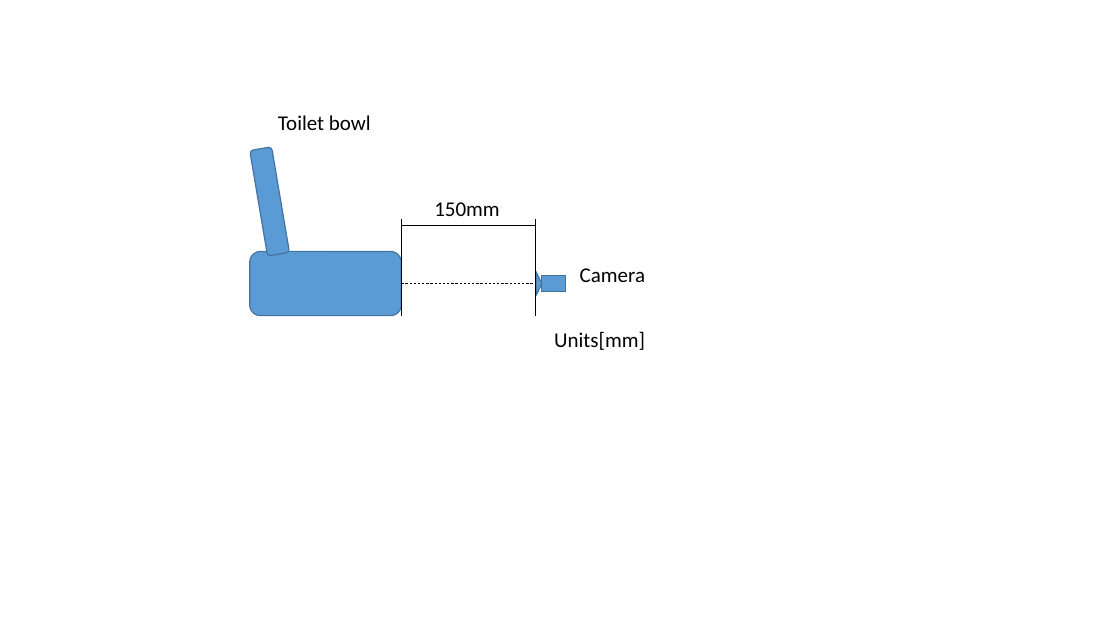
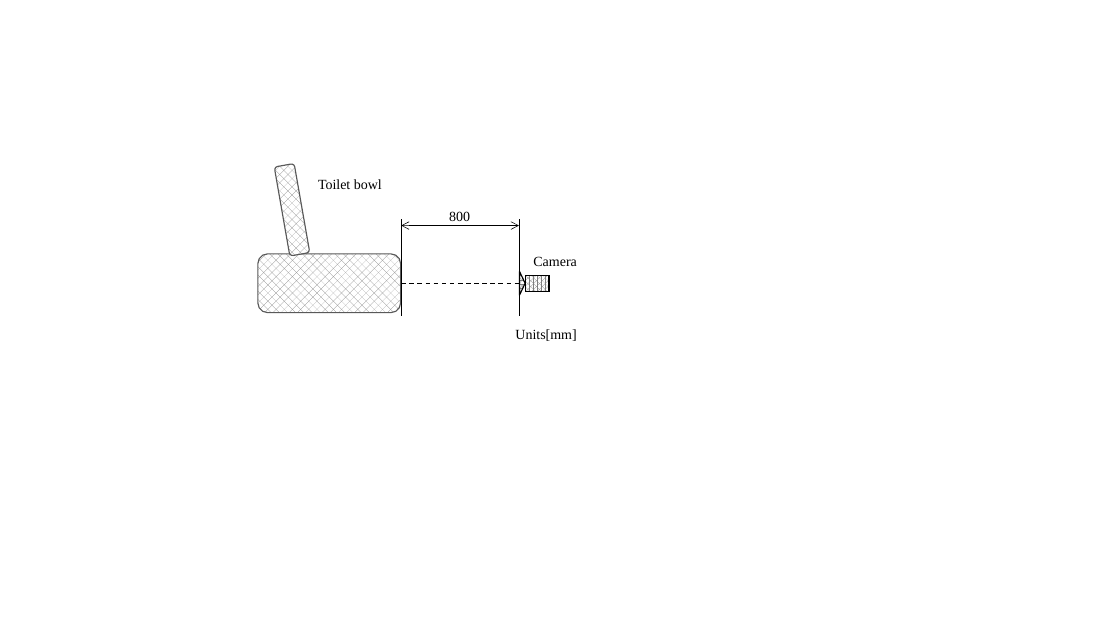
Before and after one commit to HARUYA-YUDA/report, a slide deck: slide 1 of report/fig_How_to_take_pictures.pptx. Drawn at 1120x630 pixels with LibreOffice and Linux fonts; fonts in the diff are those of the drawing. Boxes give left, top, right and bottom in pixels: in the first picture for what was removed or moved away, otherwise in the second. Text is boxed around its words. In the diff, an @@ line names an element or a change of style, - is before the commit and + after.

```diff
--- a/report/fig_How_to_take_pictures.pptx
+++ b/report/fig_How_to_take_pictures.pptx
@@ rounded rectangle at bbox=[275, 164, 310, 256]: fill #5B9BD5 to pattern #808080 on #FFFFFF; outline #43739E 1 pt to #595959 1 pt; rotation 350 to 260 degrees @@
@@ size 18 to 12 pt, font Calibri to Times New Roman in 3 elements at bbox=[515, 329, 576, 341], bbox=[533, 256, 576, 266], bbox=[318, 179, 382, 189] @@
@@ text "Toilet bowl": place and size @@
-text "Toilet bowl" at bbox=[278, 115, 371, 130]
+text "Toilet bowl" at bbox=[318, 179, 382, 189]
@@ line moved from (402, 226) - (536, 226) to (402, 226) - (519, 226) @@
@@ line (402, 226) - (519, 226): line to double arrow @@
@@ text at bbox=[449, 211, 470, 221]: text changed; size 18 to 12 pt; font Calibri to Times New Roman @@
-150mm
+800
@@ rounded rectangle: place and size @@
-rounded rectangle at bbox=[250, 251, 401, 315]
+rounded rectangle at bbox=[258, 254, 401, 313]
@@ rounded rectangle at bbox=[258, 254, 401, 313]: fill #5B9BD5 to pattern #808080 on #FFFFFF; outline #43739E 1 pt to #595959 1 pt @@
@@ text "Camera": place and size @@
-text "Camera" at bbox=[580, 268, 645, 282]
+text "Camera" at bbox=[533, 256, 576, 266]
@@ line moved from (402, 284) - (536, 284) to (402, 284) - (519, 284) @@
@@ line (402, 284) - (519, 284): stroke #000000 0.5 pt dashed to #000000 1 pt dashed @@
@@ triangle at bbox=[520, 272, 526, 295]: fill #5B9BD5 to pattern #808080 on #FFFFFF; outline #43739E 1 pt to #000000 1 pt @@
@@ 1 line, 1 triangle, 1 rectangle: place and size @@
-1 line, 1 triangle, 1 rectangle at bbox=[536, 219, 565, 316]
+1 line, 1 triangle, 1 rectangle at bbox=[519, 219, 549, 316]
@@ rectangle at bbox=[525, 276, 549, 292]: fill #5B9BD5 to pattern #808080 on #FFFFFF; outline #43739E 1 pt to #000000 1 pt @@
@@ text "Units[mm]": place and size @@
-text "Units[mm]" at bbox=[554, 331, 645, 350]
+text "Units[mm]" at bbox=[515, 329, 576, 341]
```
Also in this commit, not shown: 2 other slides changed, 13 other files.
